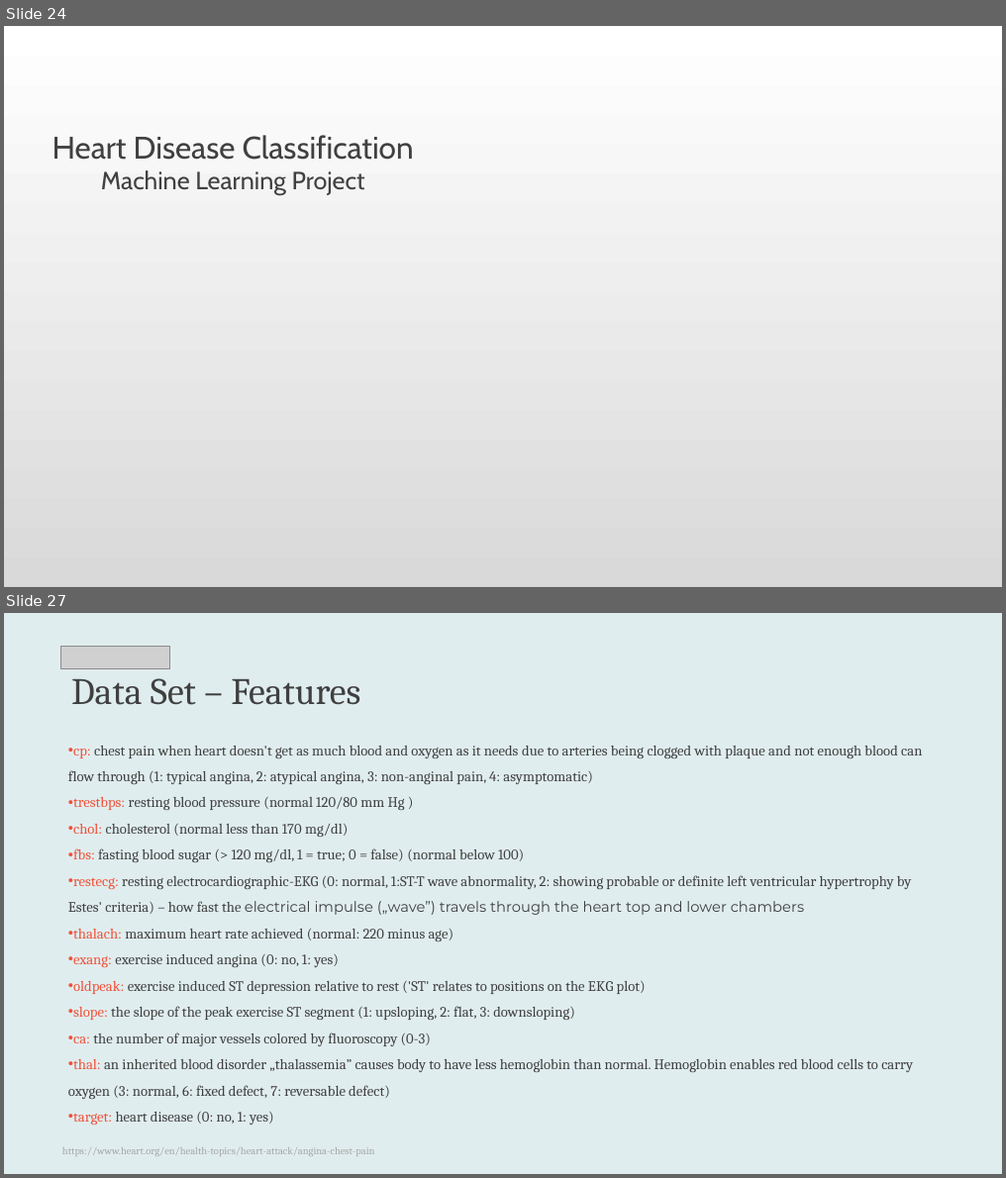
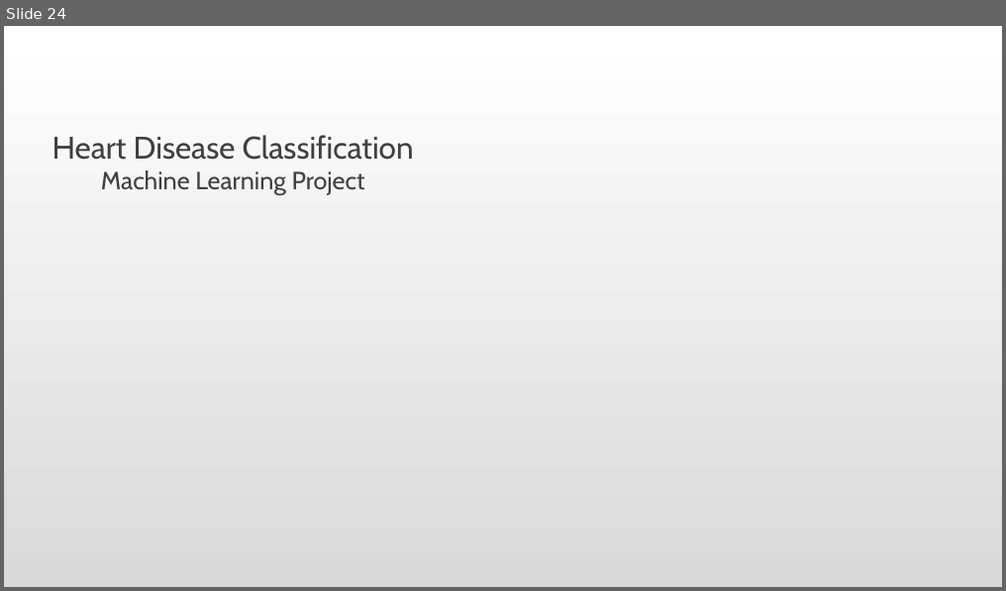
Before and after one commit to Kasia314/Project-4-HeartDiseaseClassification, a slide deck: Heart Disease Project.pptx. Shown one above the other, each under a label of ours: slides 24 and 27 before the commit, slide 24 after it; the slides between them are not shown. The pictures are 1006x1178 and 1006x591 pixels, drawn with LibreOffice and Linux fonts; fonts in the diff are those of the drawing; grey boxes stand for pictures; background and template pictures are left out. Boxes give left, top, right and bottom in pixels: in the first picture for what was removed or moved away, otherwise in the second. Text is boxed around its words. In the diff, an @@ line names an element or a change of style, - is before the commit and + after.

```diff
--- a/Heart Disease Project.pptx
+++ b/Heart Disease Project.pptx
@@ slide 27 removed at (4,613,1002,1174), background #E0EDEF @@
@@ picture removed at (60,646,170,668) @@
@@ text removed at (71,678,360,705) @@
-Data Set – Features
@@ text removed at (68,746,922,1125) @@
-• cp: chest pain when heart doesn't get as much blood and oxygen as it needs due to arteries being clogged with plaque and not enough blood can flow through (1: typical angina, 2: atypical angina, 3: non-anginal pain, 4: asymptomatic)
-• trestbps: resting blood pressure (normal 120/80 mm Hg )
-• chol: cholesterol (normal less than 170 mg/dl)
-• fbs: fasting blood sugar (> 120 mg/dl, 1 = true; 0 = false) (normal below 100)
-• restecg: resting electrocardiographic-EKG (0: normal, 1:ST-T wave abnormality, 2: showing probable or definite left ventricular hypertrophy by Estes' criteria) – how fast the electrical impulse („wave”) travels through the heart top and lower chambers
-• thalach: maximum heart rate achieved (normal: 220 minus age)
-• exang: exercise induced angina (0: no, 1: yes)
-• oldpeak: exercise induced ST depression relative to rest ('ST' relates to positions on the EKG plot)
-• slope: the slope of the peak exercise ST segment (1: upsloping, 2: flat, 3: downsloping)
-• ca: the number of major vessels colored by fluoroscopy (0-3)
-• thal: an inherited blood disorder „thalassemia” causes body to have less hemoglobin than normal. Hemoglobin enables red blood cells to carry oxygen (3: normal, 6: fixed defect, 7: reversable defect)
-• target: heart disease (0: no, 1: yes)
@@ text removed at (62,1148,375,1157) @@
-https://www.heart.org/en/health-topics/heart-attack/angina-chest-pain
```
Also in this commit, not shown: 3 other slides removed.
